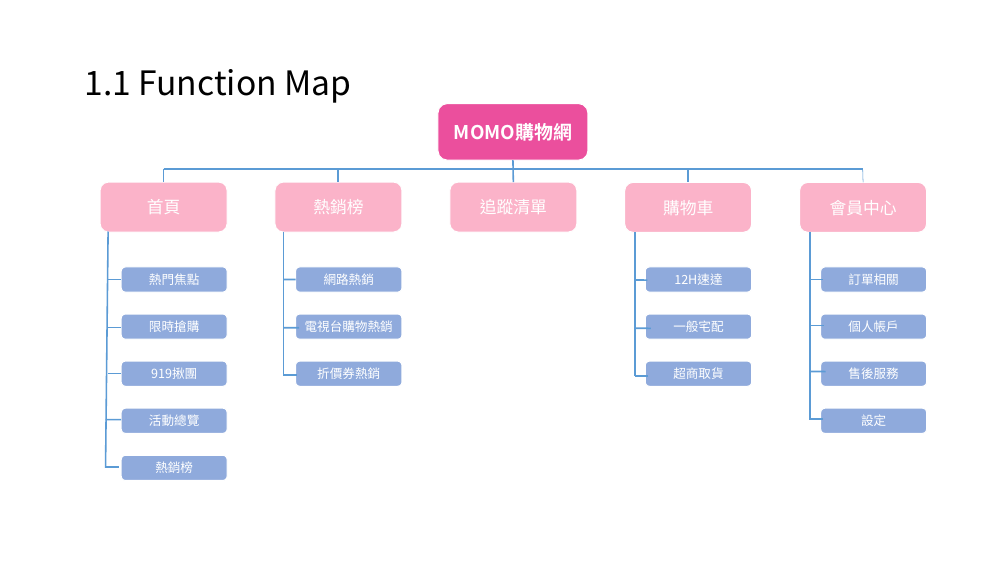
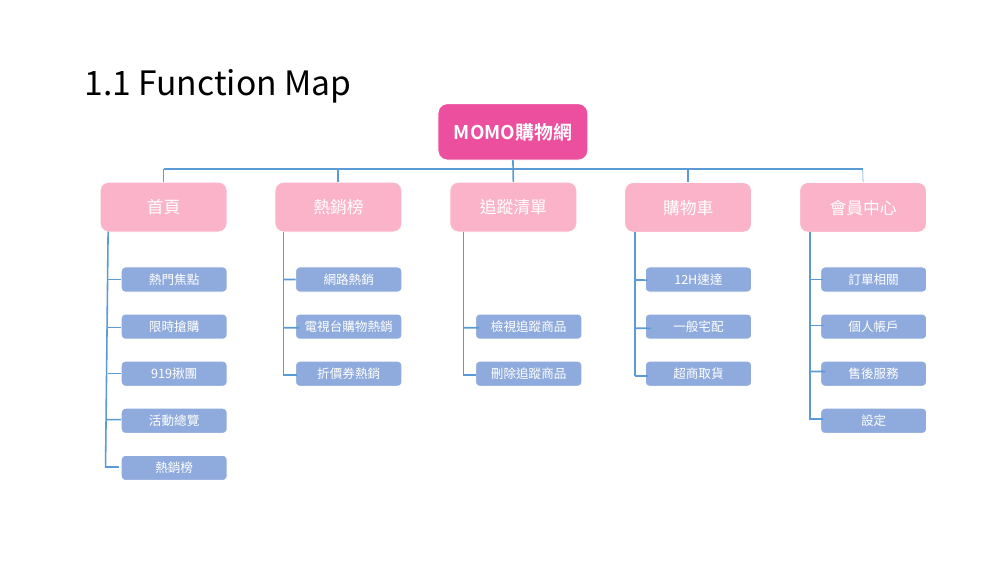
Before and after one commit to Lai-YingRu/APP-HW, a slide deck: slide 2 of hw6/UX framework for MOMO購物網.pptx. Drawn at 1008x567 pixels with LibreOffice and Linux fonts; fonts in the diff are those of the drawing. Boxes give left, top, right and bottom in pixels: in the first picture for what was removed or moved away, otherwise in the second. Text is boxed around its words. In the diff, an @@ line names an element or a change of style, - is before the commit and + after.

```diff
--- a/hw6/UX framework for MOMO購物網.pptx
+++ b/hw6/UX framework for MOMO購物網.pptx
@@ line added from (464, 231) to (464, 376), #5B9BD5 1.5 pt @@
@@ line added from (479, 328) to (464, 328), #5B9BD5 1.5 pt @@
@@ rounded rectangle added at [476, 314, 582, 339], fill #8FAADC, outline #FFFFFF 1 pt, 12 pt, text #FFFFFF @@
+檢視追蹤商品
@@ line added from (476, 375) to (464, 375), #5B9BD5 1.5 pt @@
@@ rounded rectangle added at [476, 361, 582, 386], fill #8FAADC, outline #FFFFFF 1 pt, 12 pt, text #FFFFFF @@
+刪除追蹤商品
```
Also in this commit, not shown: 1 other file.
